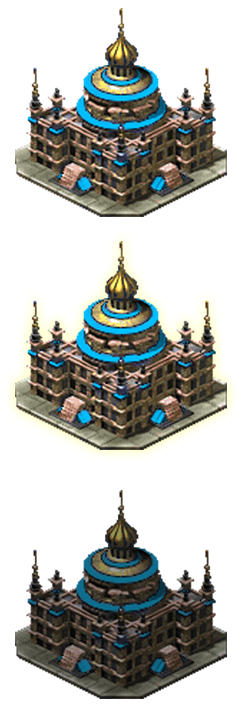
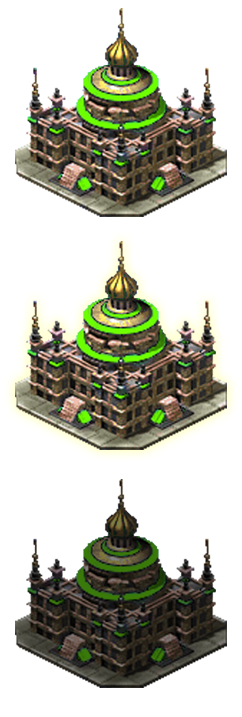
Comparing the layer stacks of the two (242, 717) images. Changes:
renamed "Capa 1 copia" to "Capa 1 copia 5", moved it above "Capa 1 copia 4", painted on it over [15, 241, 227, 435]
renamed "Capa 1 copia 2" to "Capa 1 copia 4", painted on it over [15, 479, 227, 699]
added layer "Capa 1 copia 3" above "Capa 1" over [15, 8, 227, 202]
